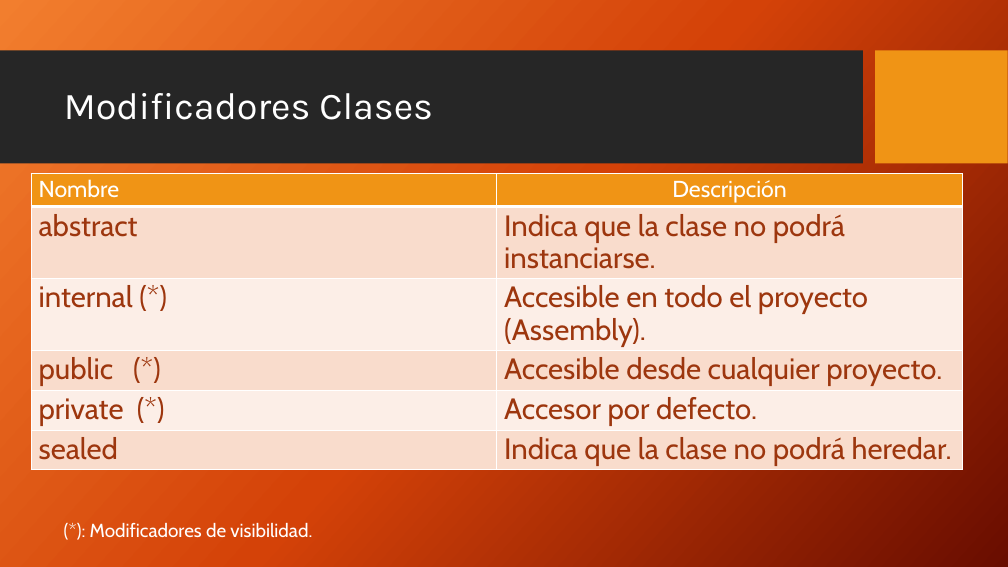
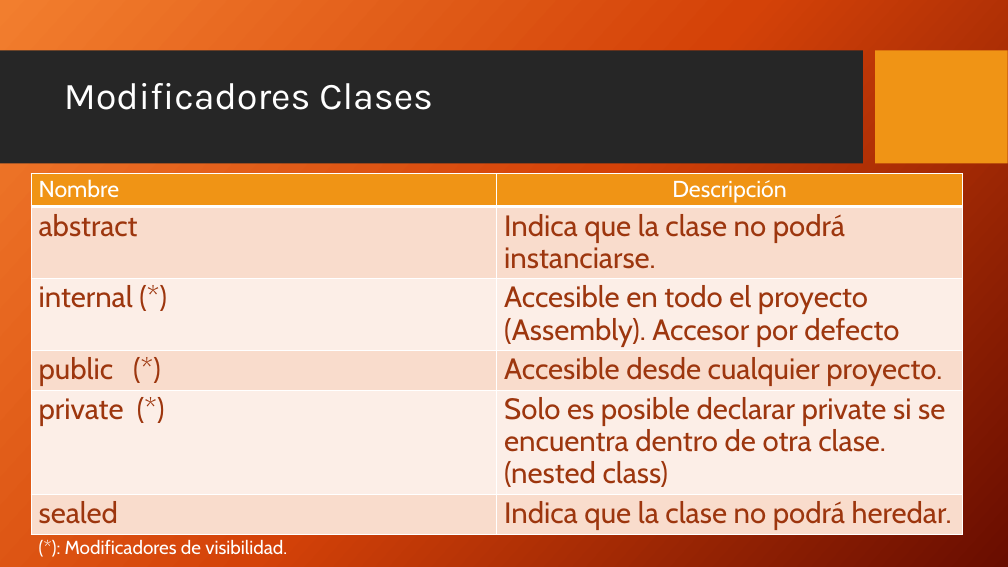
Before and after one commit to LucianoCrocco/CSharp_2C_2021, a slide deck: slide 10 of [Jueves] Laboratorio/Clase 2 [26-08]/2. ProgramacionII_Clase_02-2018.pptx. Drawn at 1008x567 pixels with LibreOffice and Linux fonts; fonts in the diff are those of the drawing; background and template pictures are left out. Boxes give left, top, right and bottom in pixels: in the first picture for what was removed or moved away, otherwise in the second. Text is boxed around its words. In the diff, an @@ line names an element or a change of style, - is before the commit and + after.

```diff
--- a/[Jueves] Laboratorio/Clase 2 [26-08]/2. ProgramacionII_Clase_02-2018.pptx
+++ b/[Jueves] Laboratorio/Clase 2 [26-08]/2. ProgramacionII_Clase_02-2018.pptx
@@ title "Modificadores Clases": place and size @@
-title "Modificadores Clases" at (64,93,433,120)
+title "Modificadores Clases" at (64,83,433,110)
@@ table at (31,173,963,562) @@
-row 3, column 2: Accesible en todo el proyecto (Assembly).
+row 3, column 2: Accesible en todo el proyecto (Assembly). Accesor por defecto
-row 5, column 2: Accesor por defecto.
+row 5, column 2: Solo es posible declarar private si se encuentra dentro de otra clase. (nested class)
@@ text "(*): Modificadores de visibilidad.": place and size @@
-text "(*): Modificadores de visibilidad." at (90,522,312,537)
+text "(*): Modificadores de visibilidad." at (65,539,287,554)
```
Also in this commit, not shown: 2 other files.
